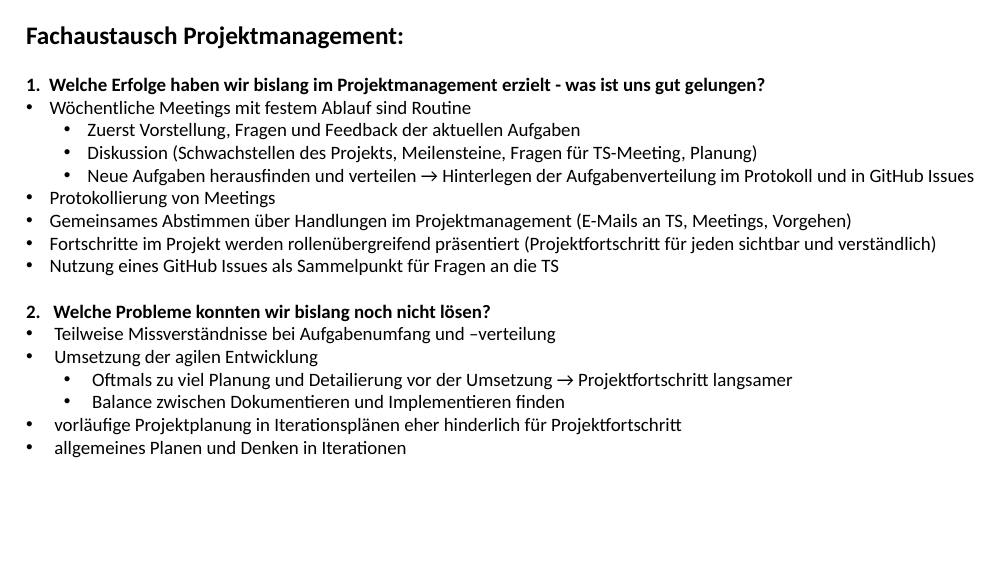
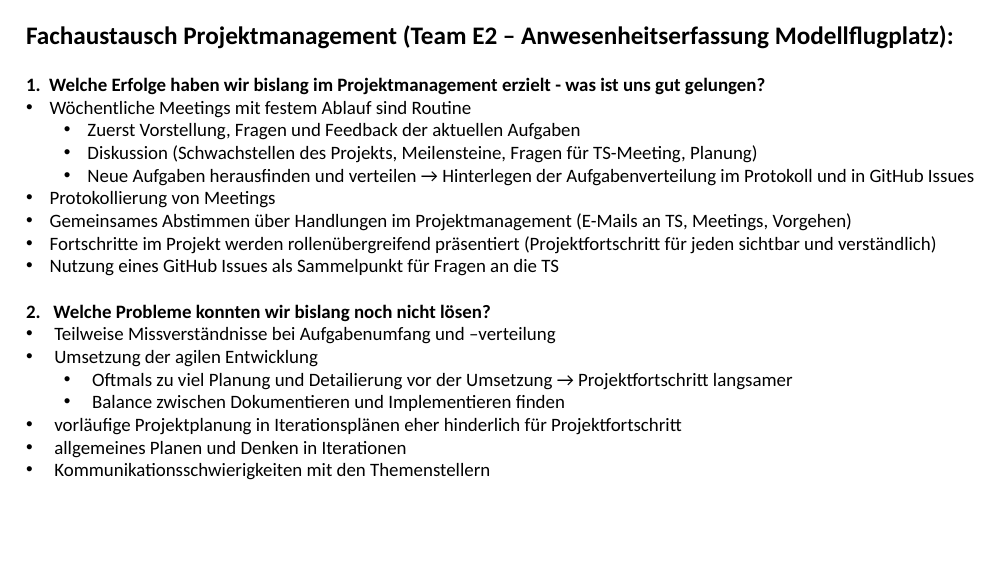
Before and after one commit to Lernni/E2-Anwesenheitserfassung-fuer-Modellflugplatz, a slide deck: slide 1 of docs/project_management/fachaustausch.pptx. Drawn at 1008x567 pixels with LibreOffice and Linux fonts; fonts in the diff are those of the drawing. Boxes give left, top, right and bottom in pixels: in the first picture for what was removed or moved away, otherwise in the second. Text is boxed around its words. In the diff, an @@ line names an element or a change of style, - is before the commit and + after.

Commit message:
Projekt Cleanup

```diff
--- a/docs/project_management/fachaustausch.pptx
+++ b/docs/project_management/fachaustausch.pptx
@@ text at (26, 25, 954, 49): text changed @@
-Fachaustausch Projektmanagement:
+Fachaustausch Projektmanagement (Team E2 – Anwesenheitserfassung Modellflugplatz):
@@ text at (54, 463, 490, 480): paragraph added @@
+• Kommunikationsschwierigkeiten mit den Themenstellern
```
Also in this commit, not shown: 1 other slide changed, 19 other files.
